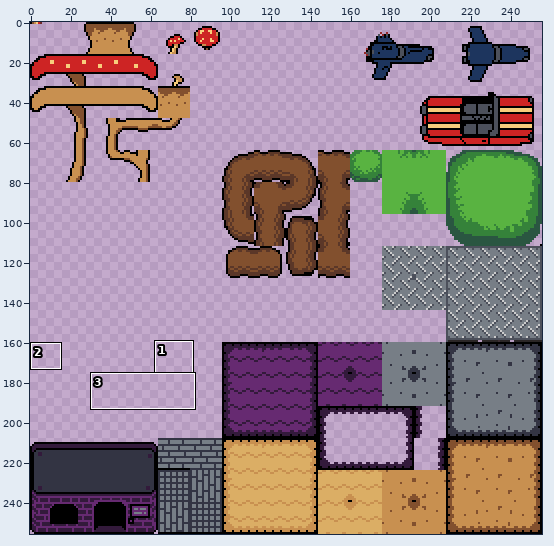
File history of a sprite sheet, assets/tileset.png. The picture above shows the old version from afar; the outline marks the close-up.
Close-up. The starting point:
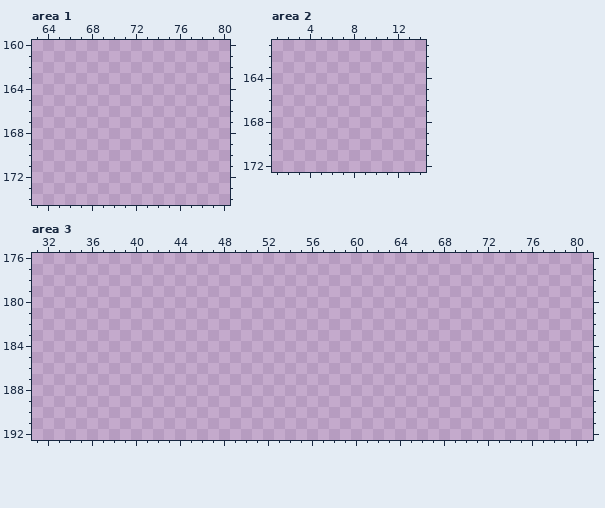
The file is 256x256 pixels. Shown: area 1: x 63..80, y 160..174; area 2: x 1..14, y 161..172; area 3: x 31..81, y 176..192. The commit also changed other parts of the picture, which this record leaves out.
Palette (. is transparent): 
After the commit:
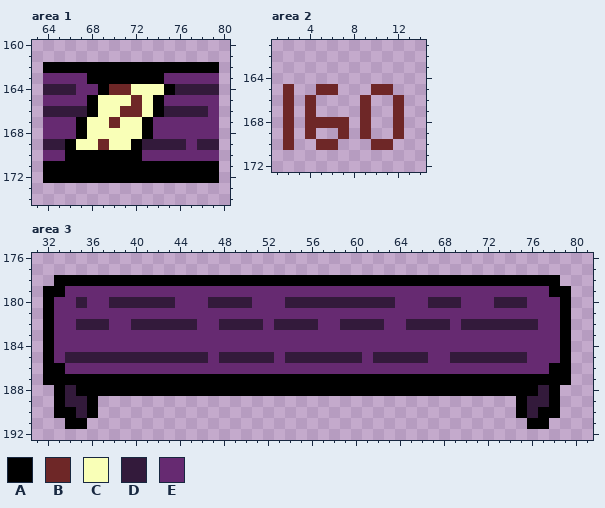
Colours new in this view: A #000000  B #6e2727  C #f9ffb7  D #331a3b  E #662a71
What changed:
Area 1:
y 162: x 64..79 ................ -> AAAAAAAAAAAAAAAA
y 163: x 64..79 ................ -> EEEEAAAAAAAEEEEE
y 164: x 64..79 ................ -> DDDEEABBCCCADDDD
y 165: x 64..79 ................ -> EEEEACCCBCAEEEEE
y 166: x 64..79 ................ -> DDDDACCBBCADDDDE
y 167: x 64..79 ................ -> EEEACCBCCAEEEEEE
y 168: x 64..79 ................ -> EEEACCCCCAEEEEEE
y 169: x 64..79 ................ -> DDACCBCCADDDDEDD
y 170: x 64..79 ................ -> EEAAAAAAAEEEEEEE
y 171..172: x 64..79 ................ -> AAAAAAAAAAAAAAAA
Area 2:
y 165: x 2 . -> B; x 5..6 .. -> BB; x 10..11 .. -> BB
y 166..167: x 2 . -> B; x 4 . -> B; x 9 . -> B; x 12 . -> B
y 168: x 2 . -> B; x 4..7 .... -> BBBB; x 9 . -> B; x 12 . -> B
y 169: x 2 . -> B; x 4 . -> B; x 7 . -> B; x 9 . -> B; x 12 . -> B
y 170: x 2 . -> B; x 5..6 .. -> BB; x 10..11 .. -> BB
Area 3:
y 178: x 33..78 .............................................. -> AAAAAAAAAAAAAAAAAAAAAAAAAAAAAAAAAAAAAAAAAAAAAA
y 179: x 32..79 ................................................ -> AAEEEEEEEEEEEEEEEEEEEEEEEEEEEEEEEEEEEEEEEEEEEEAA
y 180: x 32..79 ................................................ -> AEEDEEDDDDDDEEEDDDDEEEDDDDDDDDDDEEEDDDEEEDDDEEEA
y 181: x 32..79 ................................................ -> AEEEEEEEEEEEEEEEEEEEEEEEEEEEEEEEEEEEEEEEEEEEEEEA
y 182: x 32..79 ................................................ -> AEEDDDEEDDDDDDEEDDDDEDDDDEEDDDDEEDDDDEDDDDDDDEEA
y 183..184: x 32..79 ................................................ -> AEEEEEEEEEEEEEEEEEEEEEEEEEEEEEEEEEEEEEEEEEEEEEEA
y 185: x 32..79 ................................................ -> AEDDDDDDDDDDDDDEDDDDDEDDDDDDDEDDDDDEEDDDDDDDEEEA
y 186: x 32..79 ................................................ -> AAEEEEEEEEEEEEEEEEEEEEEEEEEEEEEEEEEEEEEEEEEEEEAA
y 187: x 32..79 ................................................ -> AAAAAAAAAAAAAAAAAAAAAAAAAAAAAAAAAAAAAAAAAAAAAAAA
y 188: x 33..78 .............................................. -> ADAAAAAAAAAAAAAAAAAAAAAAAAAAAAAAAAAAAAAAAAAADA
y 189: x 33..36 .... -> ADDA; x 75..78 .... -> ADDA
y 190: x 33..36 .... -> AADA; x 75..78 .... -> ADAA
y 191: x 34..35 .. -> AA; x 76..77 .. -> AA
Pixel boxes of the changes (left, top, right, bottom) in both close-ups:
added: (43, 62, 219, 183)
added: (283, 84, 404, 150)
added: (43, 275, 571, 429)
